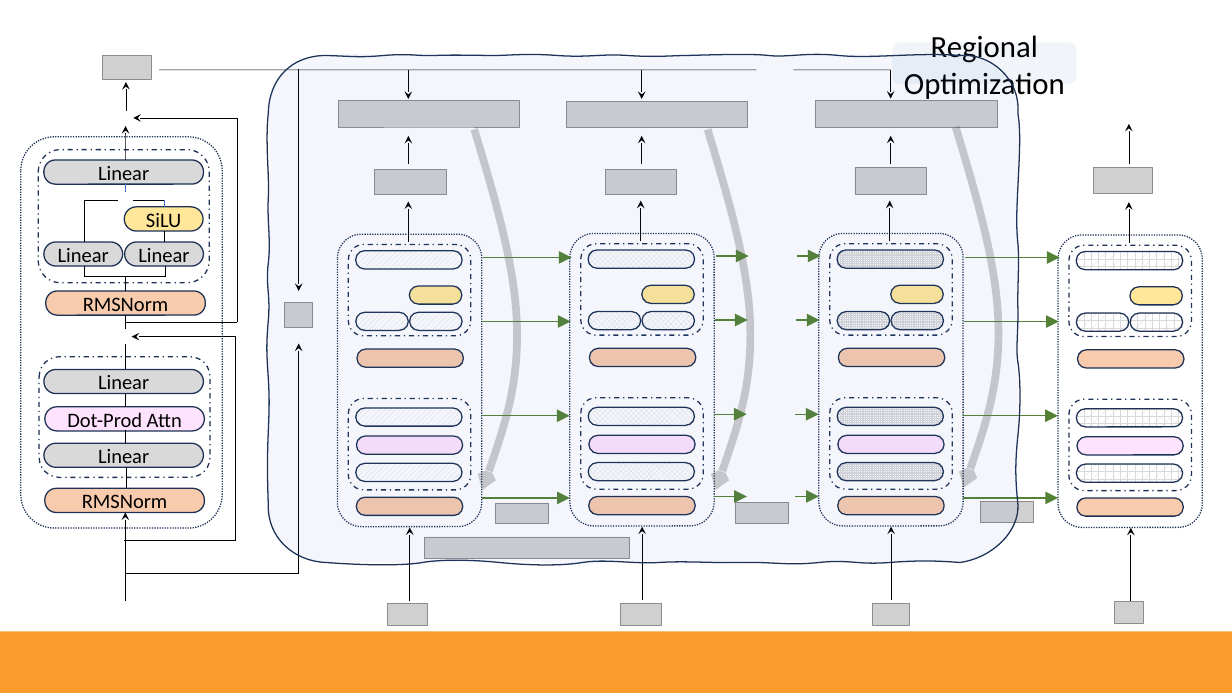
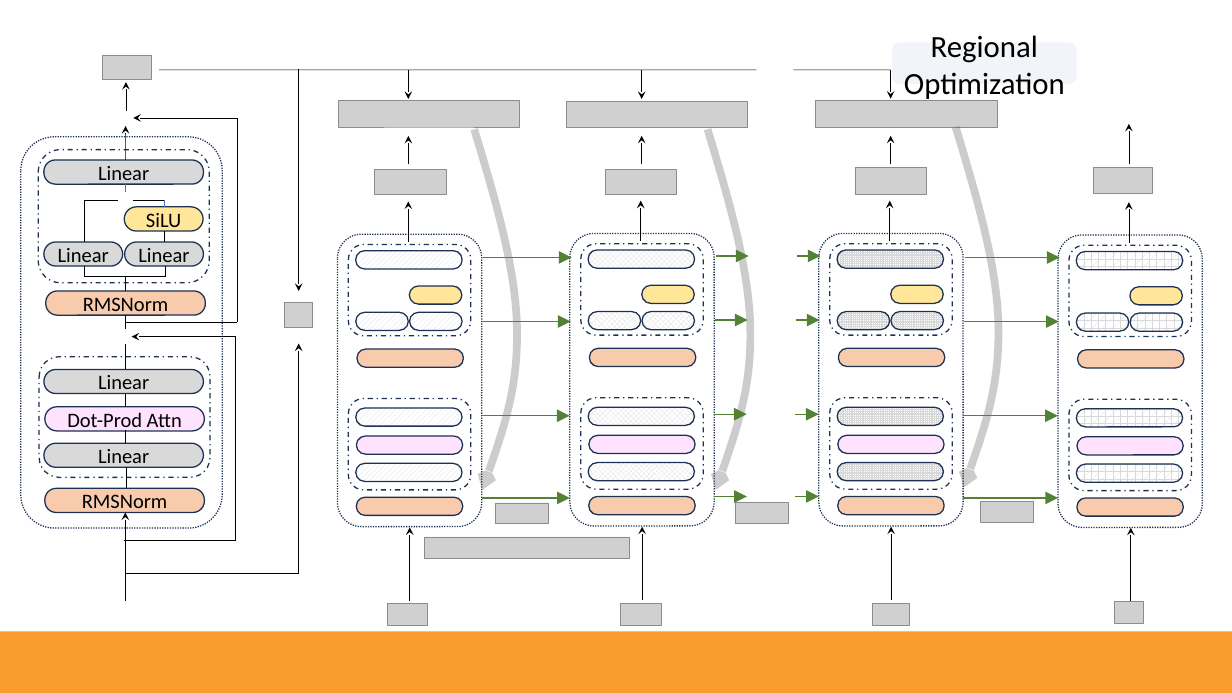
Before and after one commit to zhenkaiii/zhenkaiii.github.io, a slide deck: slide 4 of yifan-1007.pptx. Drawn at 1232x693 pixels with LibreOffice and Linux fonts; fonts in the diff are those of the drawing; grey boxes stand for pictures; background and template pictures are left out. Boxes give left, top, right and bottom in pixels: in the first picture for what was removed or moved away, otherwise in the second. Text is boxed around its words. In the diff, an @@ line names an element or a change of style, - is before the commit and + after.

```diff
--- a/yifan-1007.pptx
+++ b/yifan-1007.pptx
@@ freeform shape removed at (x1=268, y1=55, x2=1018, y2=563) @@
```
Also in this commit, not shown: 3 slides added, 1 other file.
